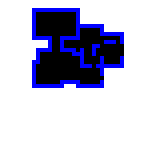
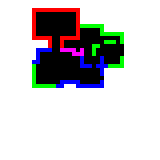
Before/after of a w=160, h=160 layered artwork. What changed in the layer stack:
painted on "Layer 2" over (32, 8, 124, 88)
